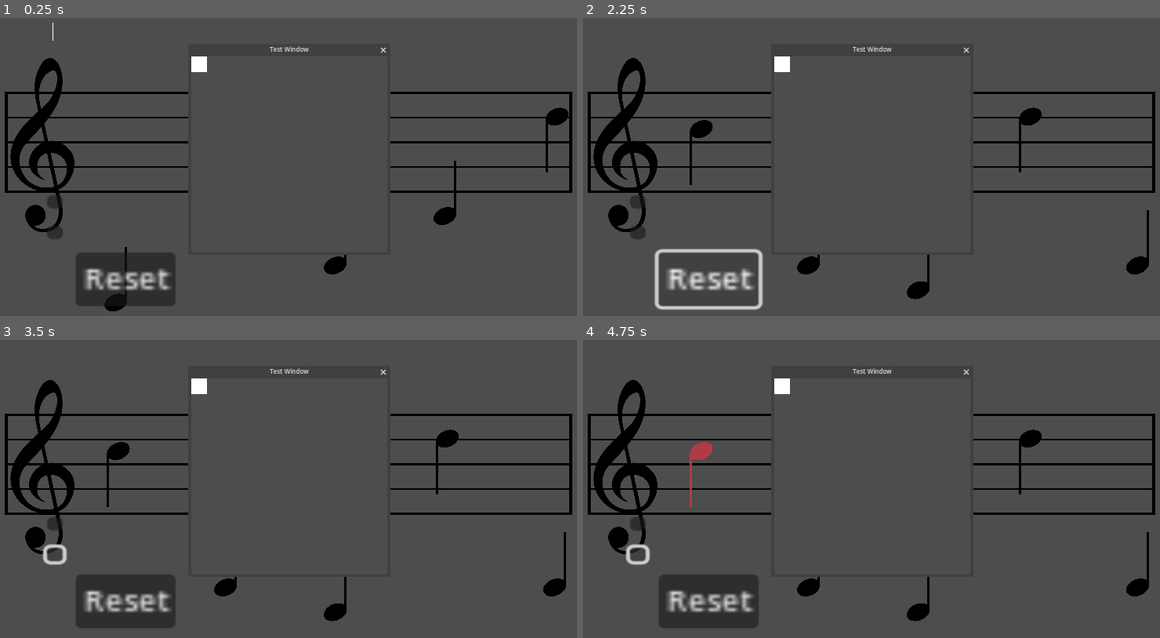
Above: before the commit, frames 1-4 (two rows, left to right).
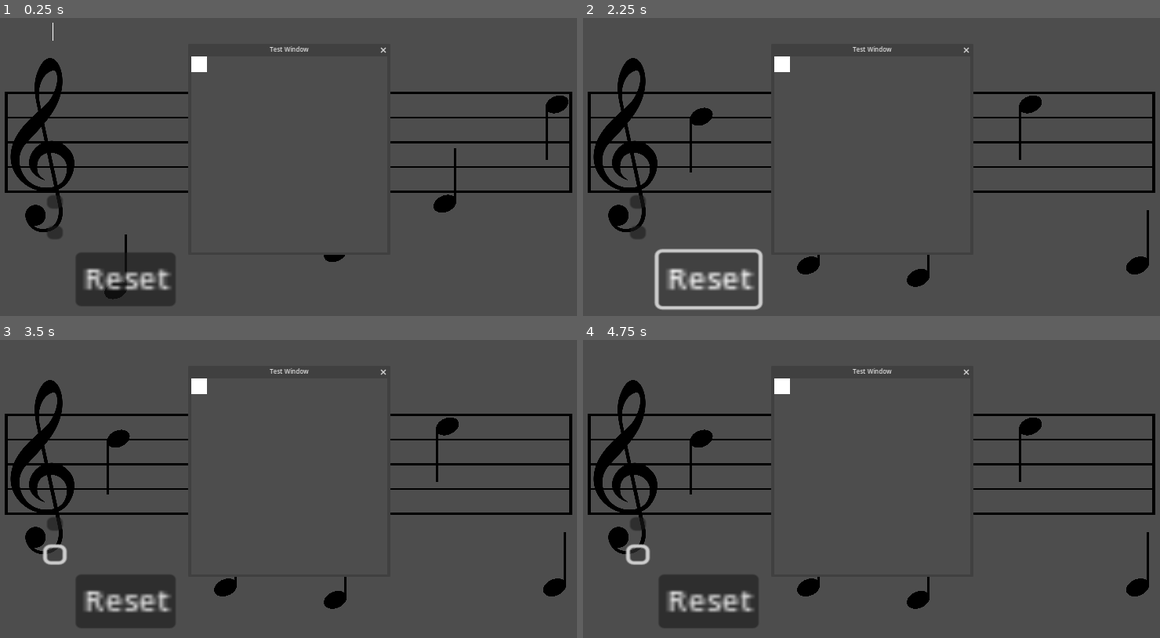
Above: after the commit, the same moments.

Repository: Sniggiho/COMP225-Reluna
Game: Godot game, scene res://Scenes/firstScene.tscn
Same seed, same stepped clock (60 frames per second), same inputs: the game is played once before the commit and once after it.
Inputs (mouse positions are in pixels of both pictures, inside the frame that each line leads up to):
- Up to frame 1 (0.25 s): no input
- Up to frame 2 (2.25 s): click (640, 202) at 0.5 s; click (640, 202) at 1.25 s; click (698, 301) at 2.02 s
- Up to frame 3 (3.5 s): click (57, 554) at 2.75 s
- Up to frame 4 (4.75 s): click (698, 450) at 3.52 s; click (640, 554) at 4.25 s

The runs differ from the first frame. In frame 1, 1.1% of the frame differs, in the area x 18-99%, y 26-99%; in frame 2, 0.9%; in frame 3, 0.9%; in frame 4, 1.0%.

Commit message:
added sharps and flats placement of notes

Diff:
--- a/Project/Scenes/Note/Note.gd
+++ b/Project/Scenes/Note/Note.gd
@@ -10,6 +10,7 @@
 @export var selectedColor : Color = Color("e24c59")
 
 var selected : bool = false
+
 
 # Called when the node enters the scene tree for the first time.
 func _ready():
@@ -65,4 +66,8 @@
 	var octave = (int(noteName[-1]) - 5) * 7
 	## value based on the note
 	var noteVal = noteDict[noteName[0]]
+	print("bySharps: ",get_parent().getBySharps() )
+	print("length NoteName: ", len(noteName))
+	if not get_parent().getBySharps()and len(noteName) == 3:
+		noteVal += 1
 	return octave + noteVal
--- a/Project/Scenes/TuneCreator/TuneCreator.gd
+++ b/Project/Scenes/TuneCreator/TuneCreator.gd
@@ -31,6 +31,8 @@
 
 var _selectedNotes : Array
 
+var _bySharps : bool = true
+
 var lineHeight : float
 
 # Called when the node enters the scene tree for the first time.
@@ -50,7 +52,7 @@
 ## _tuneCreator.setUpRand(numAccidentals, bySharp, minOct, maxOct, listOfDetunedNotes, detuneDirection, maxDetuneCents, minDetuneCents)
 func setupRand(numAccidentals, bySharps, minOct, maxOct, detunedList, detuneDir, maxDetuneCents, minDetuneCents) -> void:
 	self._possibleNotes = _createNoteArrayInKey(numAccidentals,bySharps,minOct,maxOct)
-
+	self._bySharps = bySharps
 	self._numNotes = len(detunedList)
 	self._detunedList = detunedList
 	self._detuneDir = detuneDir # -1 for flat only, 0 for both, 1 for sharp only
@@ -61,8 +63,9 @@
 
 ## For use in tutorial mode. Given a list of notes comprising some melody, and information on which
 ## notes to detune, randomly detunes the given notes within given detune parameters.
-func setupHalfManual(notes, detunedList, detuneDir, maxDetuneCents, minDetuneCents):
+func setupHalfManual(notes, bySharps, detunedList, detuneDir, maxDetuneCents, minDetuneCents):
 	self.givenNotes = notes
+	self._bySharps = bySharps
 	self._numNotes = len(notes)
 	self._detunedList = detunedList
 	self._detuneDir = detuneDir # -1 for flat only, 0 for both, 1 for sharp only
@@ -70,8 +73,9 @@
 	self._minDetuneCents = minDetuneCents
 	generate(false, true)
 
-func setupFullManual(notes, detunedAmountsList):
+func setupFullManual(notes, bySharps, detunedAmountsList):
 	self.givenNotes = notes
+	self._bySharps = bySharps
 	self._numNotes = len(notes)
 	for i in range(len(notes)):
 		if detunedAmountsList[i] == 0:
@@ -198,3 +202,7 @@
 
 	print("Current key contains:", allNotes)
 	return allNotes
+
+## return if scale is sharp or flat
+func getBySharps() -> bool:
+	return self._bySharps
--- a/Project/Scenes/firstScene.tscn
+++ b/Project/Scenes/firstScene.tscn
@@ -30,7 +30,7 @@
 [node name="LevelManager" type="Node2D" parent="." node_paths=PackedStringArray("musicStaff")]
 position = Vector2(-1, 0)
 script = ExtResource("1_xad2n")
-numAccidentals = 6
+numAccidentals = 2
 bySharp = false
 maxDetuneCents = 20
 minDetuneCents = 10
